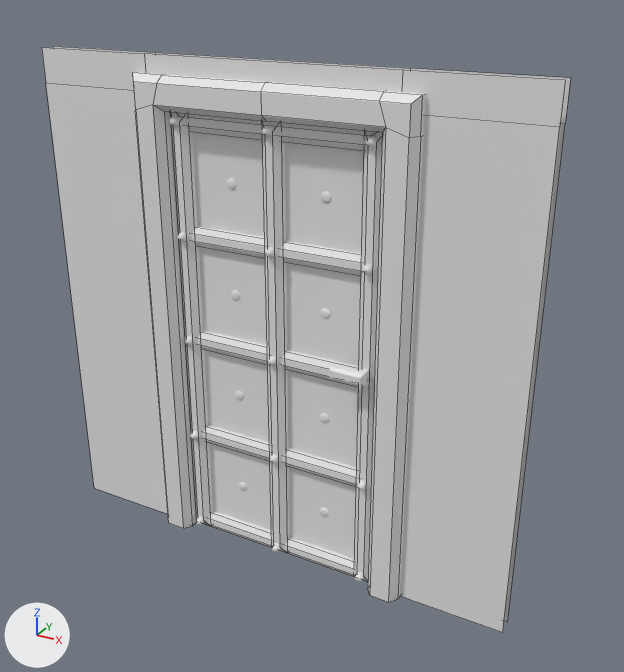
Renders of the FBX model Assets/ShapeGrammarGenerator/FountainheadDoor.fbx from each side of a commit.
Both versions are drawn from a 50 mm camera at (1.09, -1.199, 1.249) aimed at (0.362, 0.125, 0.587). Arrows for +X, +Y and +Z are at lower left; the lights stay in place. Mesh edges are drawn as thin lines on the coarser meshes. Where no turn or scale is listed for an object, it has been applied to the vertices.

The older version as bpy lines, for what is in view:
```python
me_cube_025 = bpy.data.meshes.new('Cube.025')
me_cube_025.from_pydata(...)  # a box spanning x -0.004..0.396, y -0.002..0.015, z 0.008..0.866
me_cube_025.materials.append(mat_inside)  # white #e7e7e7
me_cube_026 = bpy.data.meshes.new('Cube.026')
me_cube_026.from_pydata(...)  # 56 vertices, 54 faces; spans x -0.281..0.281, y -0.045..0.045, z -0.011..0.956
me_cube_026.materials.append(mat_woodframe)  # white #e7e7e7
me_cube_038 = bpy.data.meshes.new('Cube.038')
me_cube_038.from_pydata(...)  # 24 vertices, 10 faces; spans x -0.5..0.5, y -0.015..0.015, z 0.0..1.0
ob_insides = bpy.data.objects.new('Insides', me_cube_025)
ob_insides.location = (0.108, 0.102, 0.099)
ob_wall_004 = bpy.data.objects.new('Wall.004', me_cube_038)
ob_wall_004.location = (0.294, 0.097, 0.088)
ob_wallframe = bpy.data.objects.new('WallFrame', me_cube_026)
ob_wallframe.location = (0.304, 0.1, 0.099)
# also in view: 'FrameBolts' at (0.303, 0.102, 0.541); 'FramesHorizontal' at (0.301, 0.103, 0.539); 'FramesVertical' at (0.303, 0.103, 0.541)
```
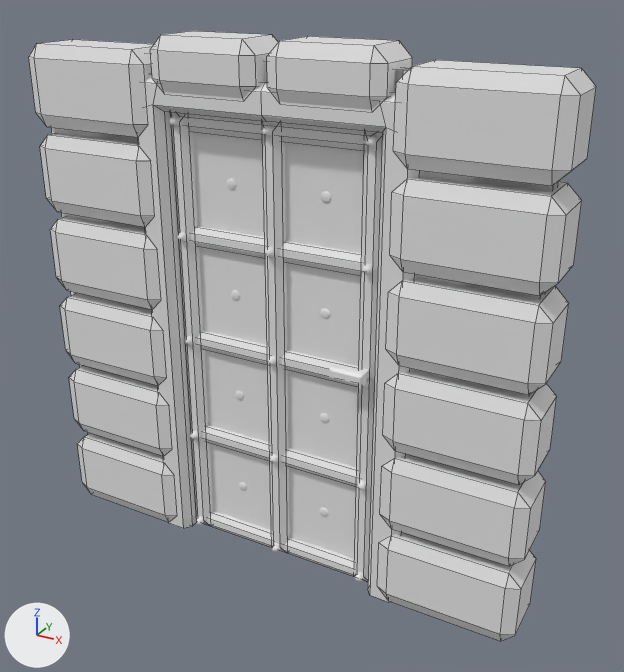
Commit message: + railing door.

Changed parts and their boxes [x1, y1, x2, y2] in the pictures (624 x 672 px):
'WallStone', added
    after: [29, 40, 596, 641]
'WallStone.001', added
    after: [150, 31, 412, 110]
'FancyWall', added
    after: [51, 54, 559, 434]
'Wall.004', unchanged, covered by the edit
    before: [42, 46, 570, 632]

Edits to the bpy script that builds the scene:
```text
Add me_cube_045:
    me_cube_045.from_pydata(...)  # 48 vertices, 52 faces; spans x -0.23..0.224, y -0.058..0.058, z 0.144..0.244
Add me_cube_044:
    me_cube_044.from_pydata(...)  # 288 vertices, 312 faces; spans x -0.216..0.824, y -0.059..0.059, z 0.092..1.098
Add ob_fancywall:
    ob_fancywall = bpy.data.objects.new('FancyWall', me_cube_038.copy())  # the mesh of ob_wall_004
    ob_fancywall.location = (0.294, 0.097, 0.088)
Add ob_wallstone_001:
    ob_wallstone_001 = bpy.data.objects.new('WallStone.001', me_cube_045)
    ob_wallstone_001.location = (0.308, 0.103, 0.881)
Add ob_wallstone:
    ob_wallstone = bpy.data.objects.new('WallStone', me_cube_044)
    ob_wallstone.location = (0.0, 0.103, 0.0)
```
